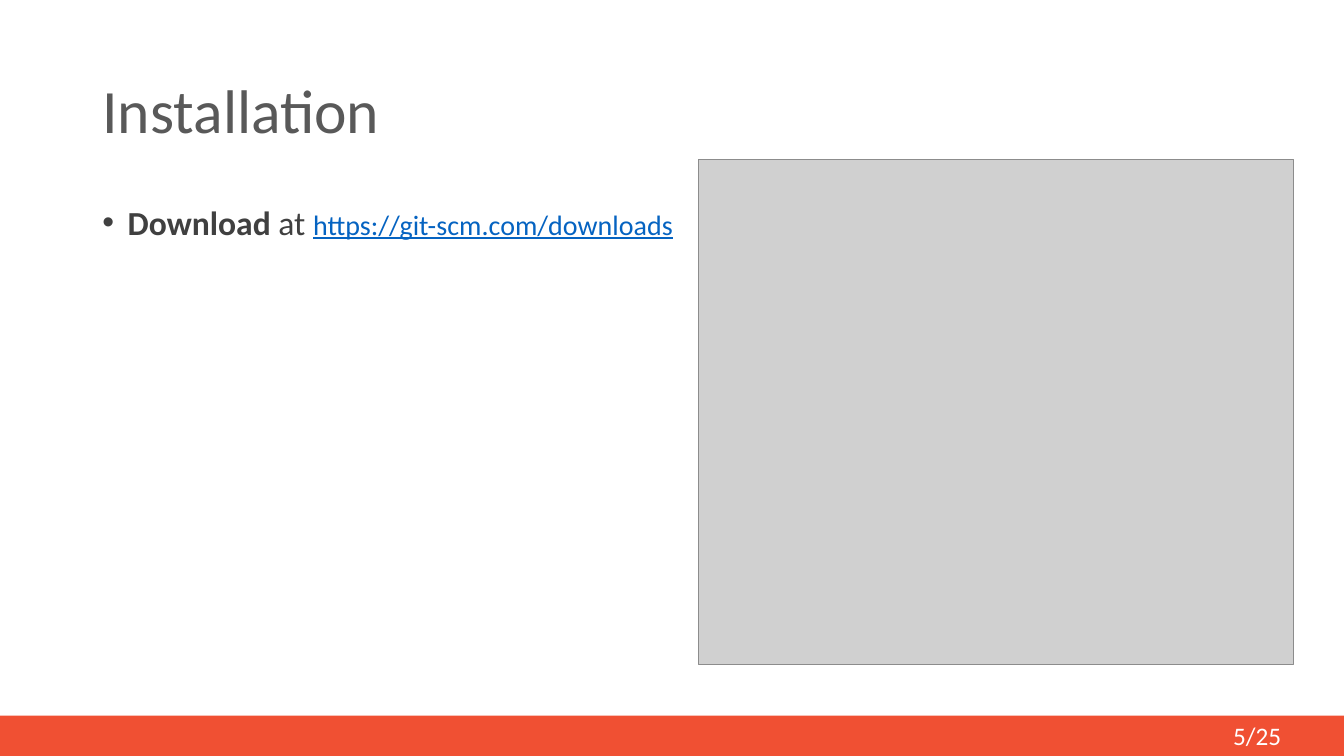
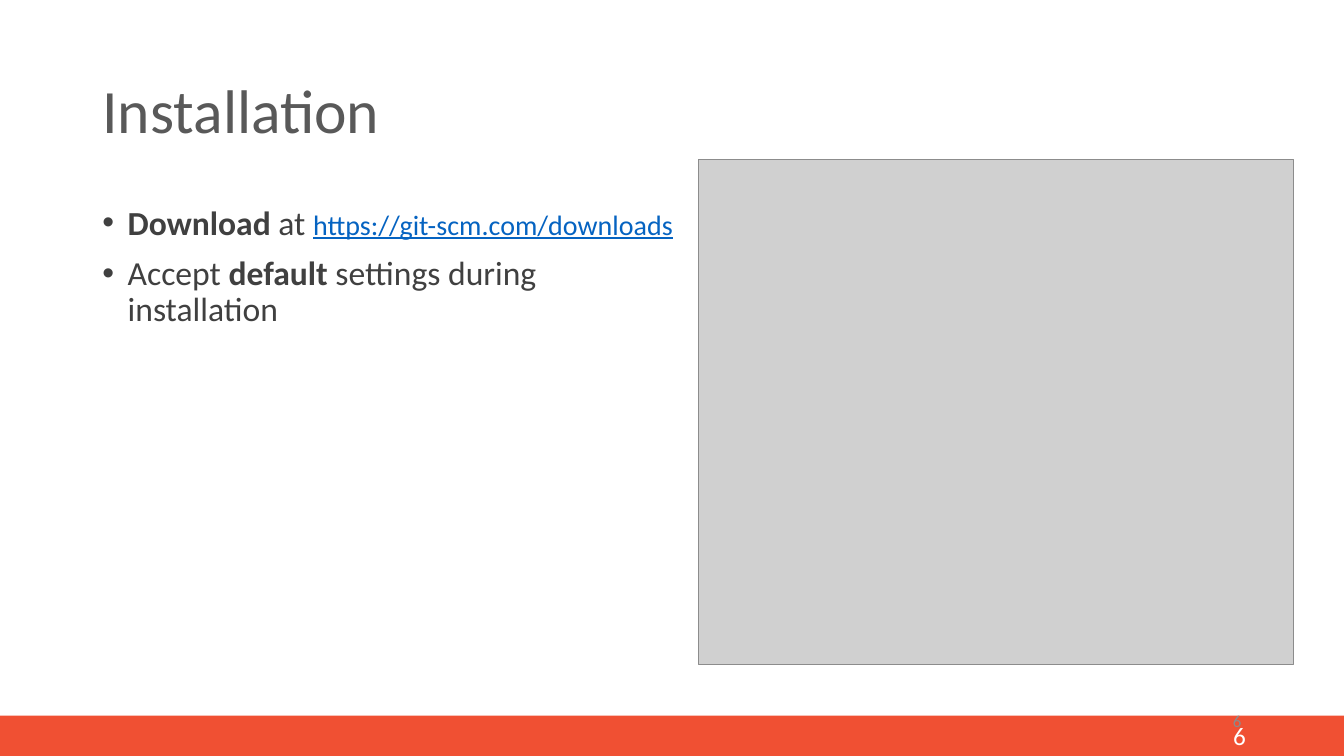
Before and after one commit to mi-erasmusmc/GitTutorial, a slide deck: slide 5 of Documentation/git-pp-presentation.pptx. Drawn at 1344x756 pixels with LibreOffice and Linux fonts; fonts in the diff are those of the drawing; grey boxes stand for pictures. Boxes give left, top, right and bottom in pixels: in the first picture for what was removed or moved away, otherwise in the second. Text is boxed around its words. In the diff, an @@ line names an element or a change of style, - is before the commit and + after.

```diff
--- a/Documentation/git-pp-presentation.pptx
+++ b/Documentation/git-pp-presentation.pptx
@@ text at box(128, 261, 536, 322): paragraph added @@
+• Accept default settings during installation
@@ page number added at box(1233, 714, 1241, 732), 12 pt, text #8C8C8C @@
+6
@@ page number at box(1233, 725, 1246, 745): text changed @@
-5/25
+6
```
Also in this commit, not shown: 16 other slides changed, 10 slides added, 5 slides removed, 2 other files.
